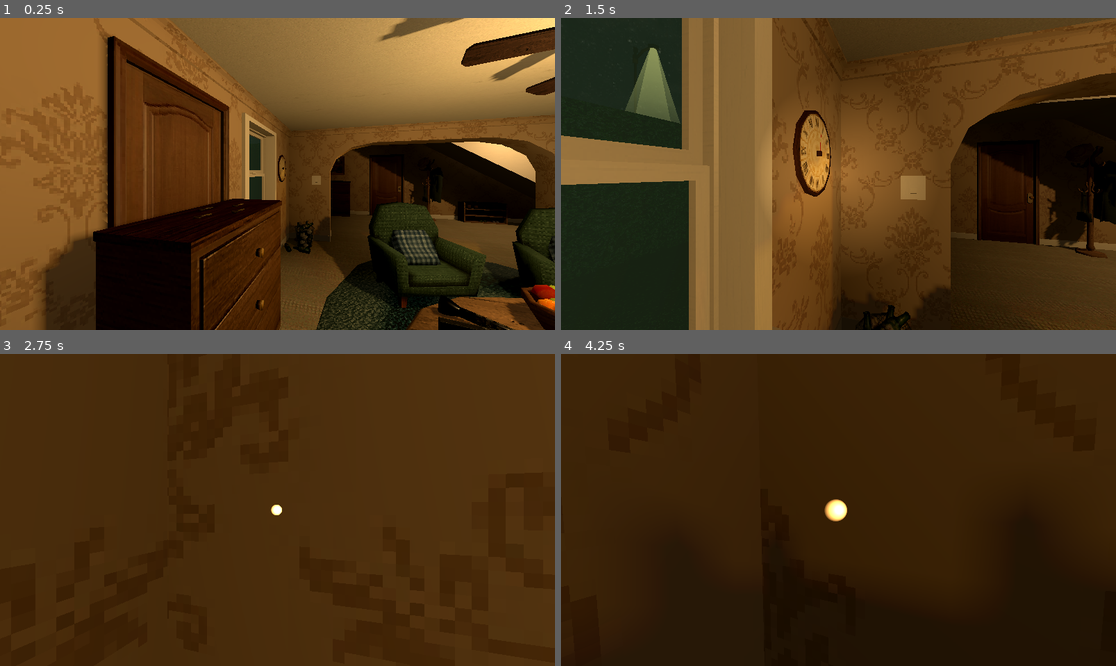
Above: before the commit, frames 1-4 (two rows, left to right).
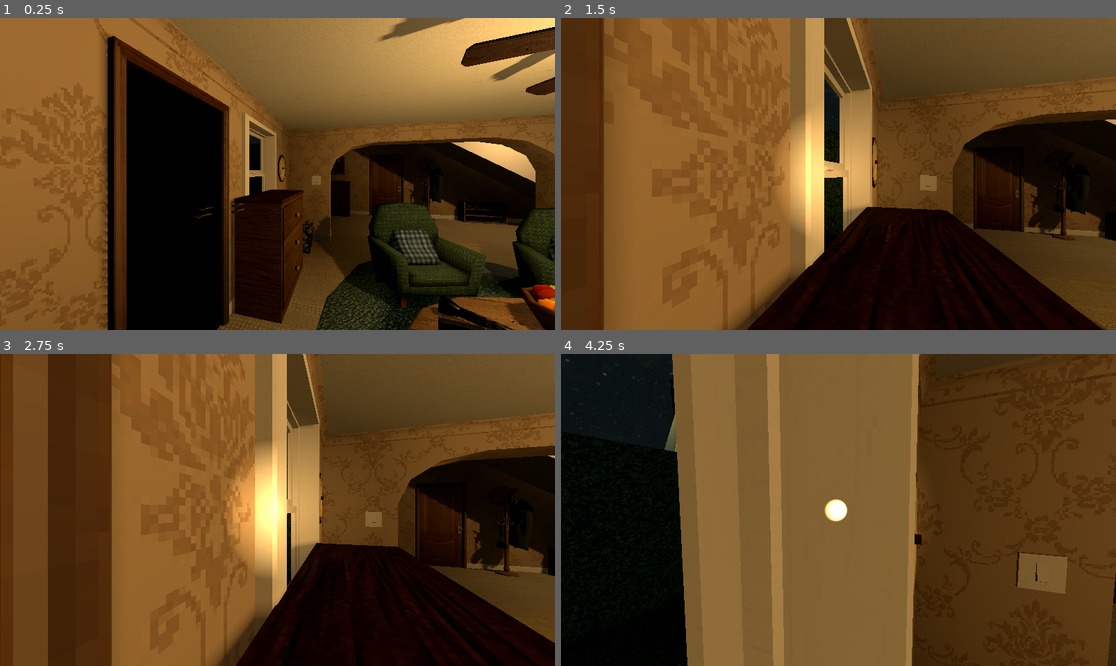
Above: after the commit, the same moments.

Repository: SheriffEllis/Exploration-A
Game: Godot game, scene res://level.tscn
Same seed, same stepped clock (60 frames per second), same inputs: the game is played once before the commit and once after it.
Inputs (mouse positions are in pixels of both pictures, inside the frame that each line leads up to):
- Up to frame 1 (0.25 s): no input
- Up to frame 2 (1.5 s): move the mouse to (866, 174) at 0.52 s; hold Ctrl (crouch) 0.53-1.28 s; hold W (move_forward) from 0.53 s (still down); tap Space (jump) at 0.77 s; move the mouse to (810, 174) at 1.27 s; tap F (flashlight) at 1.35 s
- Up to frame 3 (2.75 s): keep holding W (move_forward); tap Space (jump) at 1.52 s; move the mouse to (288, 503) at 2.02 s; hold Shift (sprint) from 2.03 s (still down)
- Up to frame 4 (4.25 s): keep holding W (move_forward); tap Enter at 2.75 s; move the mouse to (832, 516) at 2.77 s; release Shift (sprint) at 2.78 s; tap X (zoom) at 2.85 s; tap Space (jump) at 3.02, 3.77 s; move the mouse to (877, 513) at 3.52 s; hold Ctrl (crouch) from 3.53 s (still down)

The runs differ from the first frame. In frame 1, 17% of the frame differs, in the area x 7-55%, y 14-100%; in frame 2, 58%; in frame 3, 71%; in frame 4, 87%, in the area x 0-100%, y 0-100%.

Commit message:
Fix Windows visible through hallway
Fixed the windows being visible when looking back through the hallway by putting a mesh between them and the hallway material (and turning off backface culling of the House's walls).

Diff:
--- a/room.tscn
+++ b/room.tscn
@@ -11,7 +11,10 @@
 [sub_resource type="BoxShape3D" id="BoxShape3D_ka7wq"]
 size = Vector3(1.228, 2.8549972, 1.056)
 
-[node name="LightmapGI" unique_id=993139573 instance=ExtResource("1_88gup")]
+[sub_resource type="QuadMesh" id="QuadMesh_v5vuv"]
+size = Vector2(1.5, 1.5)
+
+[node name="Room" unique_id=993139573 instance=ExtResource("1_88gup")]
 
 [node name="LightmapGI" type="LightmapGI" parent="." index="0" unique_id=122950889 groups=["ShadowedLights"]]
 supersampling = true
@@ -38,6 +41,12 @@
 
 [node name="Timer" type="Timer" parent="Clock" index="3" unique_id=1233662645]
 autostart = true
+
+[node name="DrawerSmall" parent="." index="40" unique_id=1873232583]
+transform = Transform3D(-1, 0, 1.509958e-07, 0, 1, 0, -1.509958e-07, 0, -1, -1.2595634, 0.576304, 2.4556773)
+
+[node name="DoorHallway" parent="DoorframeHallway" parent_id_path=PackedInt32Array(1247939797) index="0" unique_id=1219448233]
+transform = Transform3D(0.121869326, 0, 0.99254614, 0, 1, 0, -0.99254614, 0, 0.121869326, 0.46299988, -0.021060944, 0.024285078)
 
 [node name="BoobLamp" parent="." index="47" unique_id=1356534616]
 cast_shadow = 0
@@ -79,3 +88,11 @@
 [node name="CollisionShape3DStaircaseBlocked" type="CollisionShape3D" parent="Staircase/StaticBody3DStaircase" index="1" unique_id=1112759171]
 transform = Transform3D(1, 0, 0, 0, 1, 0, 0, 0, 1, 0, -0.31336272, -1.9967952)
 shape = SubResource("BoxShape3D_ka7wq")
+
+[node name="WindowCover1" type="MeshInstance3D" parent="." index="75" unique_id=1521743255]
+transform = Transform3D(1, 0, 0, 0, 1, 0, 0, 0, 1, 1.5446243, 1.4633282, 2.9528697)
+mesh = SubResource("QuadMesh_v5vuv")
+
+[node name="WindowCover2" type="MeshInstance3D" parent="." index="76" unique_id=1974552130]
+transform = Transform3D(1, 0, 0, 0, 1, 0, 0, 0, 1, -1.545, 1.463, 2.953)
+mesh = SubResource("QuadMesh_v5vuv")
